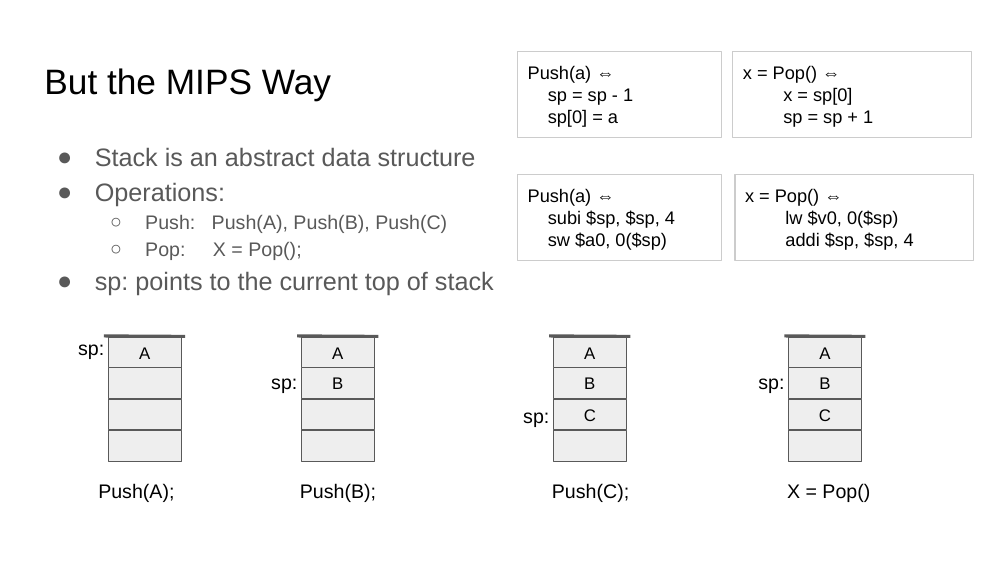
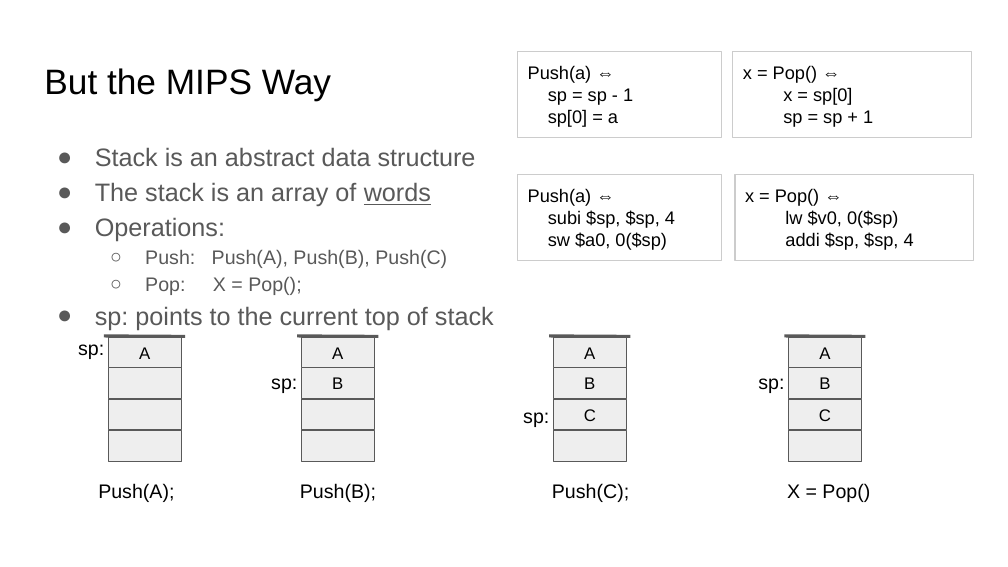
Before and after one commit to sgarcia0206/comp122-f23, a slide deck: slide 18 of assembly-programming/slide_presentations/.hidden/subroutine_construction.pptx. Drawn at 1008x567 pixels with LibreOffice and Linux fonts; fonts in the diff are those of the drawing. Boxes give left, top, right and bottom in pixels: in the first picture for what was removed or moved away, otherwise in the second. Text is boxed around its words. In the diff, an @@ line names an element or a change of style, - is before the commit and + after.

```diff
--- a/assembly-programming/slide_presentations/.hidden/subroutine_construction.pptx
+++ b/assembly-programming/slide_presentations/.hidden/subroutine_construction.pptx
@@ text at bbox=[95, 182, 431, 206]: paragraph added @@
+● The stack is an array of words
```
Also in this commit, not shown: 18 other slides changed.
